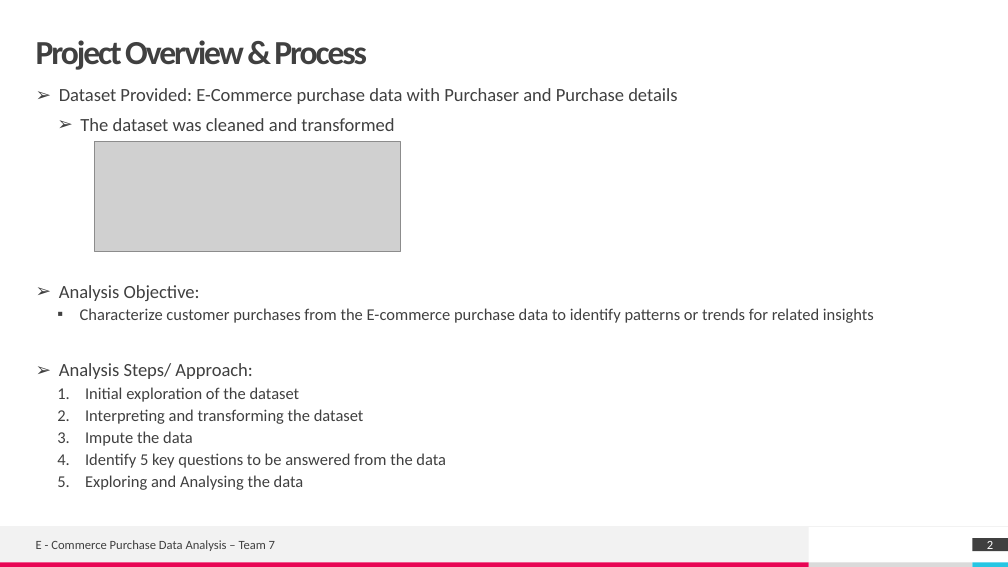
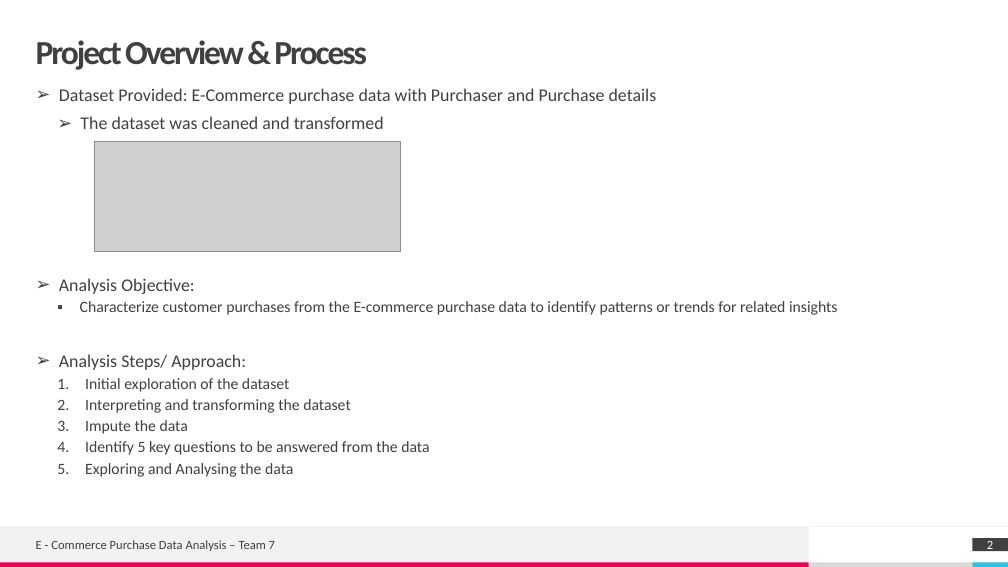
Before and after one commit to RajeshRamachander/ecom, a slide deck: slide 2 of Ecom_Eda.pptx. Drawn at 1008x567 pixels with LibreOffice and Linux fonts; fonts in the diff are those of the drawing; grey boxes stand for pictures. Boxes give left, top, right and bottom in pixels: in the first picture for what was removed or moved away, otherwise in the second. Text is boxed around its words. In the diff, an @@ line names an element or a change of style, - is before the commit and + after.

Commit message:
Update Ecom_Eda.pptx
Revised until Question identification

```diff
--- a/Ecom_Eda.pptx
+++ b/Ecom_Eda.pptx
@@ text "Dataset Provided: E-Commerce purchase data ..." at (59, 88, 838, 477): size 17.6 to 17 pt in "Dataset Provided: E-Commerce purchase data with Purchaser ...", "The dataset was cleaned and transformed", "Analysis Objective:", "Analysis Steps/ Approach:"; size 15.7 to 15 pt in "Characterize customer purchases from the E-commerce purchase ...", "Initial exploration of the dataset", "Interpreting and transforming the dataset", "Impute the data" and 2 more places @@
```
Also in this commit, not shown: 4 other slides changed.
